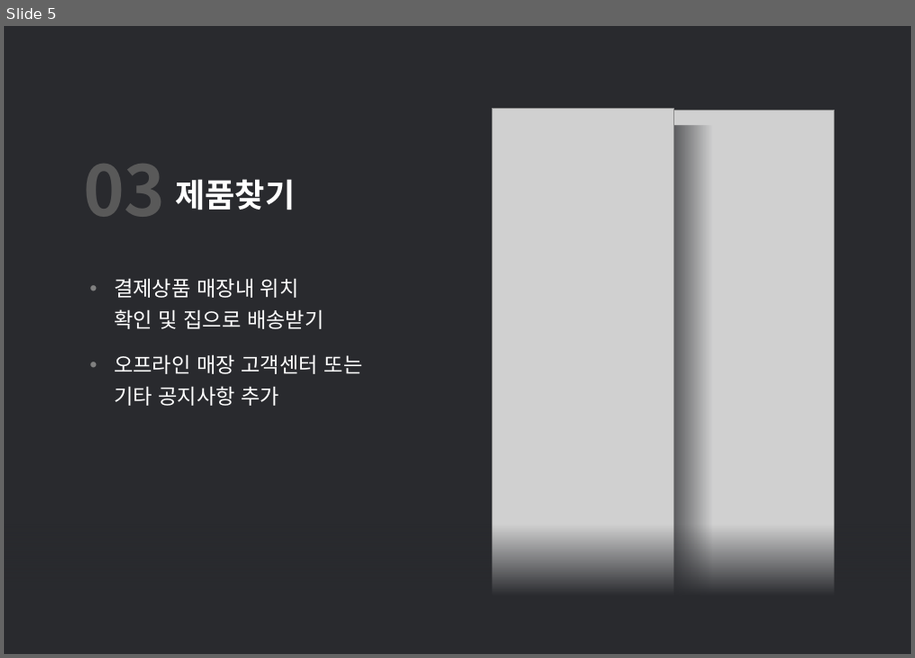
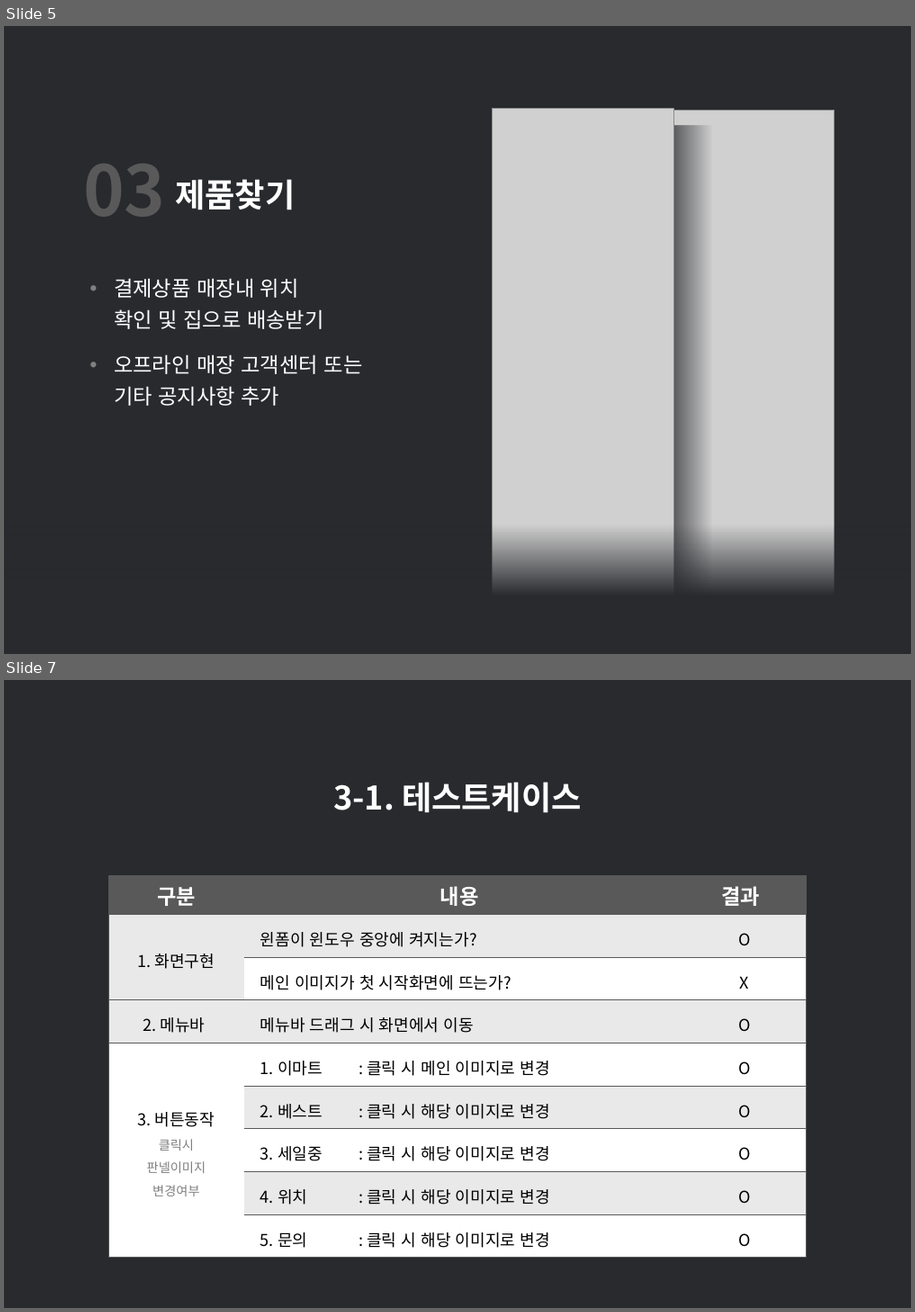
Before and after one commit to jhy0409/jhy0409, a slide deck: 2 vsStudio_P/Reports/201215_EmartIbgu_Kiosk/ppt/이마트 식품코너 입구 키오스크.pptx. Shown one above the other, each under a label of ours: slide 5 before the commit, slides 5 and 7 after it; the slides between them are not shown. The pictures are 915x658 and 915x1312 pixels, drawn with LibreOffice and Linux fonts; fonts in the diff are those of the drawing; grey boxes stand for pictures. Boxes give left, top, right and bottom in pixels: in the first picture for what was removed or moved away, otherwise in the second. Text is boxed around its words. In the diff, an @@ line names an element or a change of style, - is before the commit and + after.

```diff
--- a/2 vsStudio_P/Reports/201215_EmartIbgu_Kiosk/ppt/이마트 식품코너 입구 키오스크.pptx
+++ b/2 vsStudio_P/Reports/201215_EmartIbgu_Kiosk/ppt/이마트 식품코너 입구 키오스크.pptx
@@ slide 7 added at [4,680,911,1308], background #292A2E @@
@@ text added at [333,782,581,813], 28 pt, text #FFFFFF, bold @@
+3-1. 테스트케이스
@@ table added at [108,876,808,1252], 9 rows, 3 columns @@
+구분 | 내용 | 결과
+1. 화면구현 | 윈폼이 윈도우 중앙에 켜지는가? | O
+ | 메인 이미지가 첫 시작화면에 뜨는가? | X
+2. 메뉴바 | 메뉴바 드래그 시 화면에서 이동 | O
+3. 버튼동작 클릭시 판넬이미지 변경여부 | 1. 이마트 : 클릭 시 메인 이미지로 변경 | O
+ | 2. 베스트 : 클릭 시 해당 이미지로 변경 | O
+ | 3. 세일중 : 클릭 시 해당 이미지로 변경 | O
+ | 4. 위치 : 클릭 시 해당 이미지로 변경 | O
+ | 5. 문의 : 클릭 시 해당 이미지로 변경 | O
```
Also in this commit, not shown: 3 other slides added, 18 other files.
